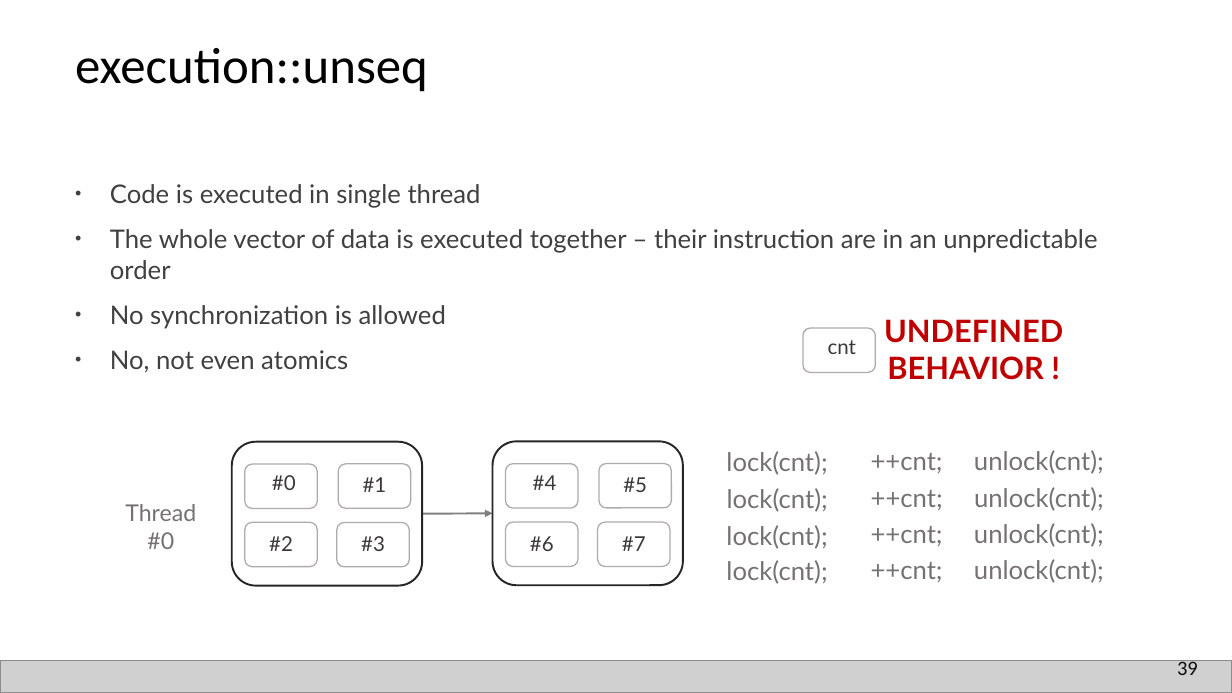
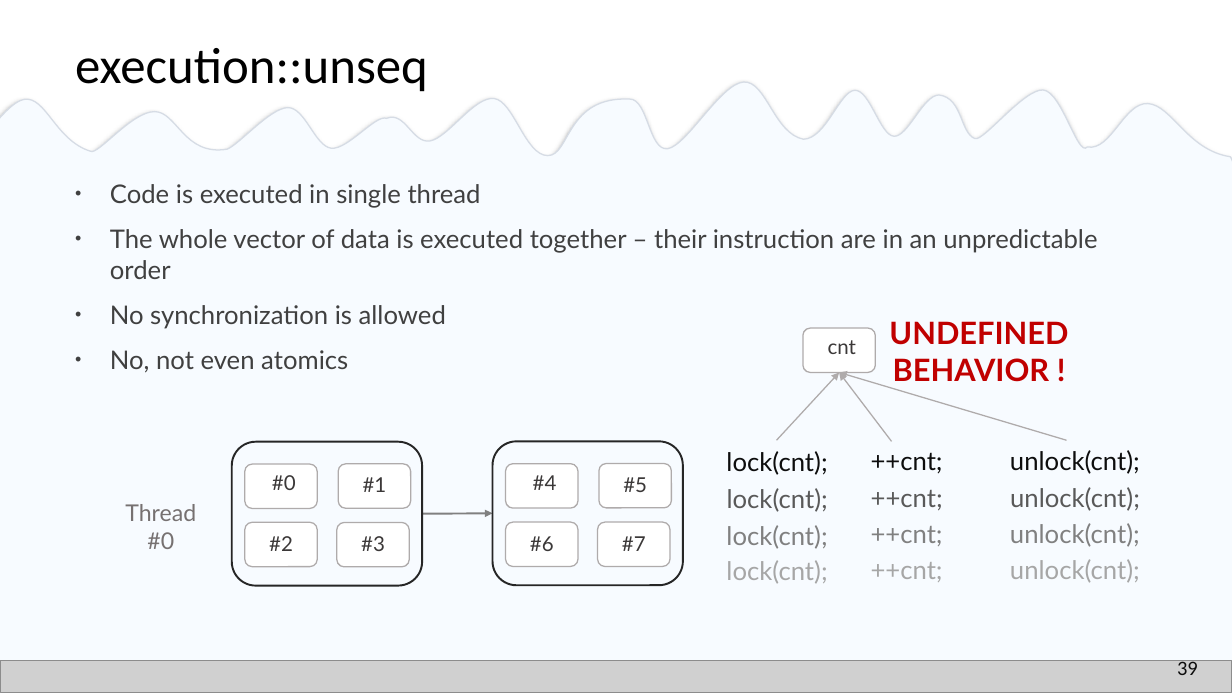
Before and after one commit to EmptySquareBubble/StoriesFromAParallelUniverse-, a slide deck: slide 40 of stories_from_a_paralel_universe.pptx. Drawn at 1232x693 pixels with LibreOffice and Linux fonts; fonts in the diff are those of the drawing; grey boxes stand for pictures. Boxes give left, top, right and bottom in pixels: in the first picture for what was removed or moved away, otherwise in the second. Text is boxed around its words. In the diff, an @@ line names an element or a change of style, - is before the commit and + after.

```diff
--- a/stories_from_a_paralel_universe.pptx
+++ b/stories_from_a_paralel_universe.pptx
@@ freeform shape added at (0,68,1232,196), fill #F7FBFF, outline #D6DCE5 1 pt @@
@@ rectangle added at (0,167,1232,693), fill #F7FBFF @@
@@ text "UNDEFINED BEHAVIOR !": place and size @@
-text "UNDEFINED BEHAVIOR !" at (884,319,1063,380)
+text "UNDEFINED BEHAVIOR !" at (889,321,1068,382)
@@ arrow added from (776, 440) to (839, 372), #AFABAB 1 pt @@
@@ arrow added from (892, 442) to (839, 372), #AFABAB 1 pt @@
@@ arrow added from (1067, 440) to (839, 372), #AFABAB 1 pt @@
@@ text colour #767171 to #0D0D0D in 3 elements at (726,451,827,475), (871,452,943,474), (1010,450,1140,474) @@
@@ text colour #767171 to #595959 in 3 elements at (727,488,828,512), (871,490,943,510), (1010,487,1140,511) @@
@@ text colour #767171 to #808080 in 3 elements at (726,525,827,549), (871,526,943,546), (1010,523,1140,547) @@
@@ text colour #767171 to #A6A6A6 in 3 elements at (726,560,827,583), (871,562,943,582), (1010,559,1140,583) @@
@@ 4 texts: place and size @@
-4 texts at (974,450,1104,583)
+4 texts at (1010,450,1140,583)
```
Also in this commit, not shown: 4 other slides changed, 1 slide removed.
